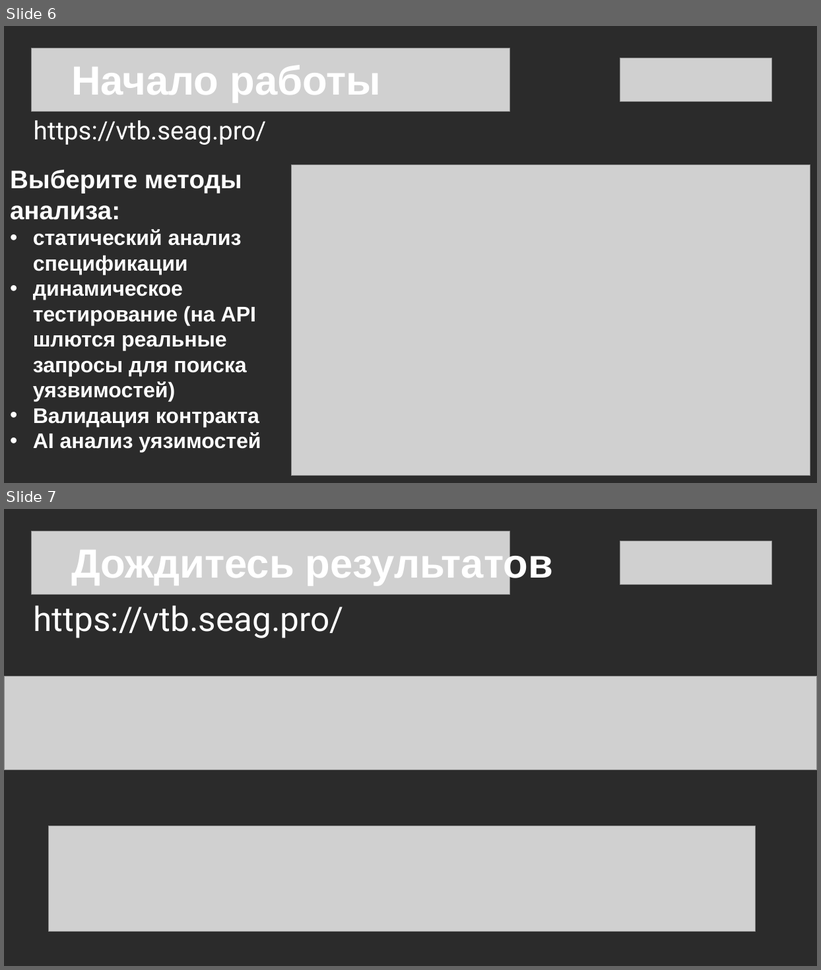
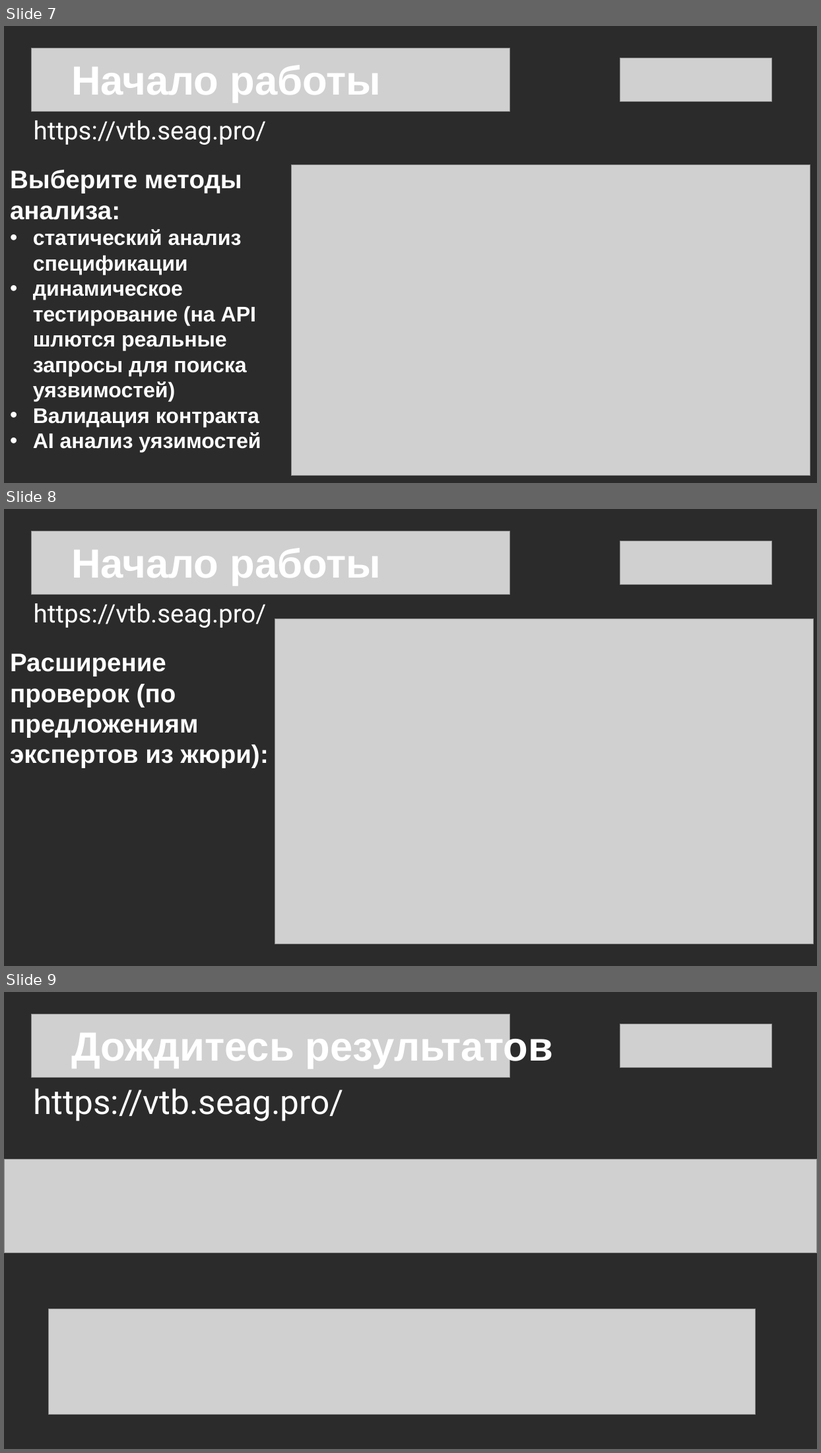
Before and after one commit to ChaikaAM/vtb-hackathon, a slide deck: documentation/presentation/SeagullNest-Team293.pptx. Shown one above the other, each under a label of ours: slides 6 and 7 before the commit, slides 7, 8 and 9 after it. The pictures are 821x970 and 821x1453 pixels, drawn with LibreOffice and Linux fonts; fonts in the diff are those of the drawing; grey boxes stand for pictures; background and template pictures are left out; a plain dark background stands for a picture behind light text. Boxes give left, top, right and bottom in pixels: in the first picture for what was removed or moved away, otherwise in the second. Text is boxed around its words. In the diff, an @@ line names an element or a change of style, - is before the commit and + after.

```diff
--- a/documentation/presentation/SeagullNest-Team293.pptx
+++ b/documentation/presentation/SeagullNest-Team293.pptx
@@ slide 8 added at (4,509,817,966), background picture (left out) @@
@@ picture added at (32,531,510,594) @@
@@ text added at (71,548,381,586), 48 pt, text #FFFFFF, bold @@
+Начало работы
@@ picture added at (620,541,772,585) @@
@@ text added at (34,603,266,628), 30 pt, text #FFFFFF @@
+https://vtb.seag.pro/
@@ picture added at (275,619,813,944) @@
@@ text added at (10,654,269,768), 30 pt, text #FFFFFF, bold @@
+Расширение проверок (по предложениям экспертов из жюри):
@@ what was slide 6 is now slide 7 @@
@@ what was slide 7 is now slide 9 @@
```
Also in this commit, not shown: 5 slides changed, 2 other slides added, 1 slide removed, 40 other files.
